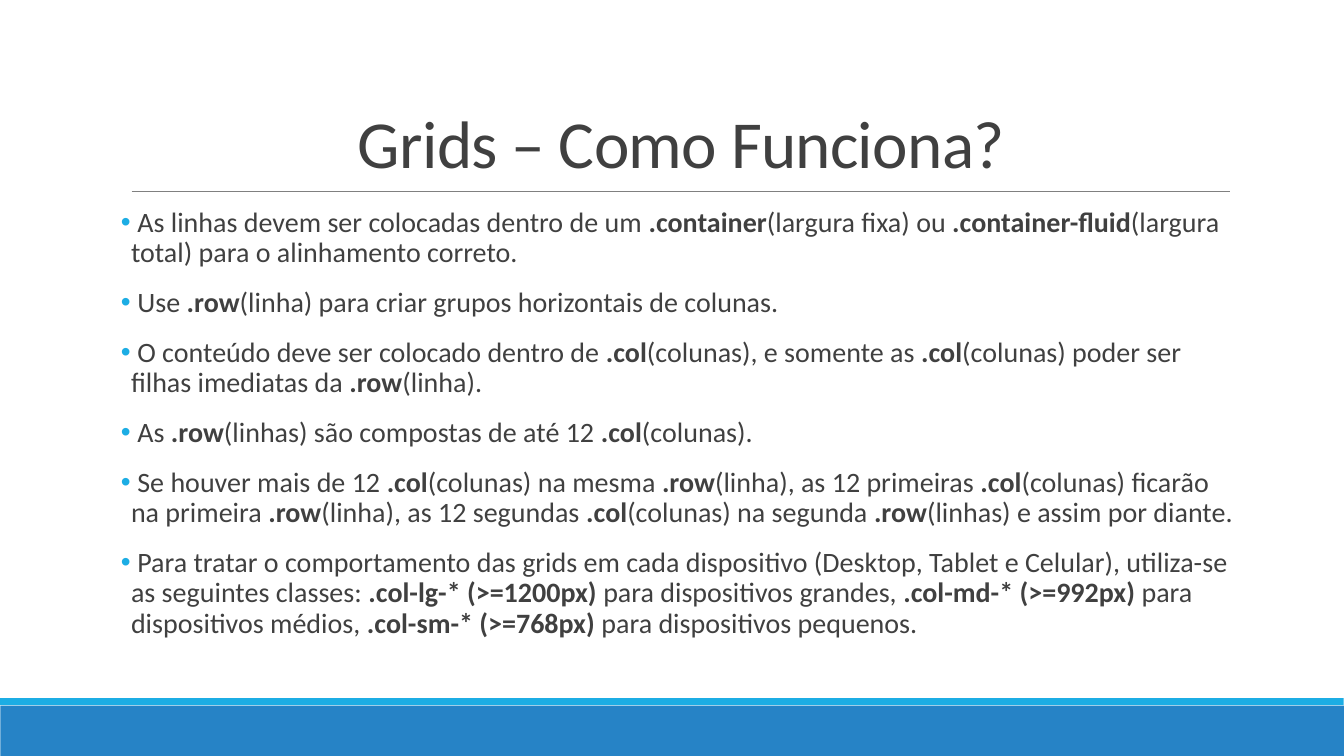
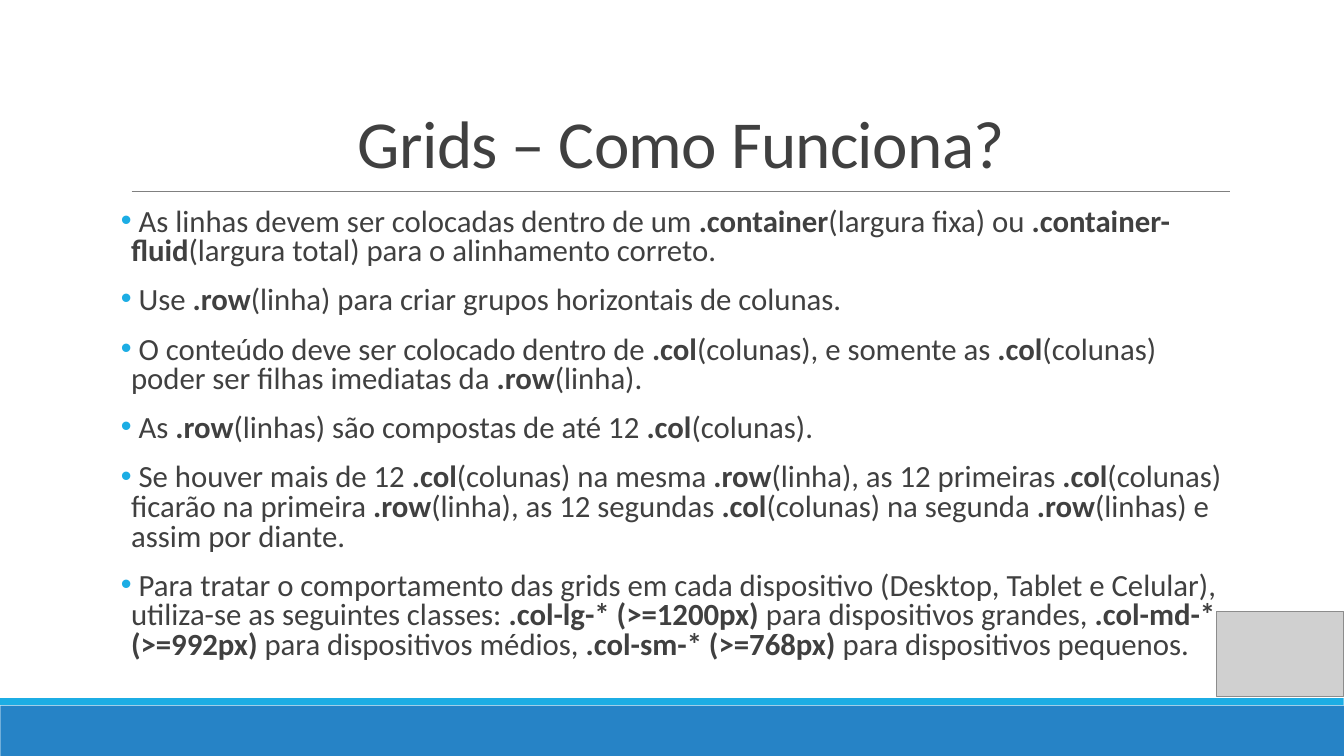
Before and after one commit to V1n1c1us/internetBootstrap, a slide deck: slide 6 of Aula-Bootstrap.pptx (slide 5 before the commit). Drawn at 1344x756 pixels with LibreOffice and Linux fonts; fonts in the diff are those of the drawing; grey boxes stand for pictures. Boxes give left, top, right and bottom in pixels: in the first picture for what was removed or moved away, otherwise in the second. Text is boxed around its words. In the diff, an @@ line names an element or a change of style, - is before the commit and + after.

```diff
--- a/Aula-Bootstrap.pptx
+++ b/Aula-Bootstrap.pptx
@@ text "As linhas devem ser colocadas ..." at [131, 209, 1221, 660]: size 20 to 22 pt; line spacing 0.9 to 0.8 @@
@@ picture added at [1217, 611, 1344, 697] @@
```
Also in this commit, not shown: 4 other slides changed, 9 slides added, 1 slide removed.
